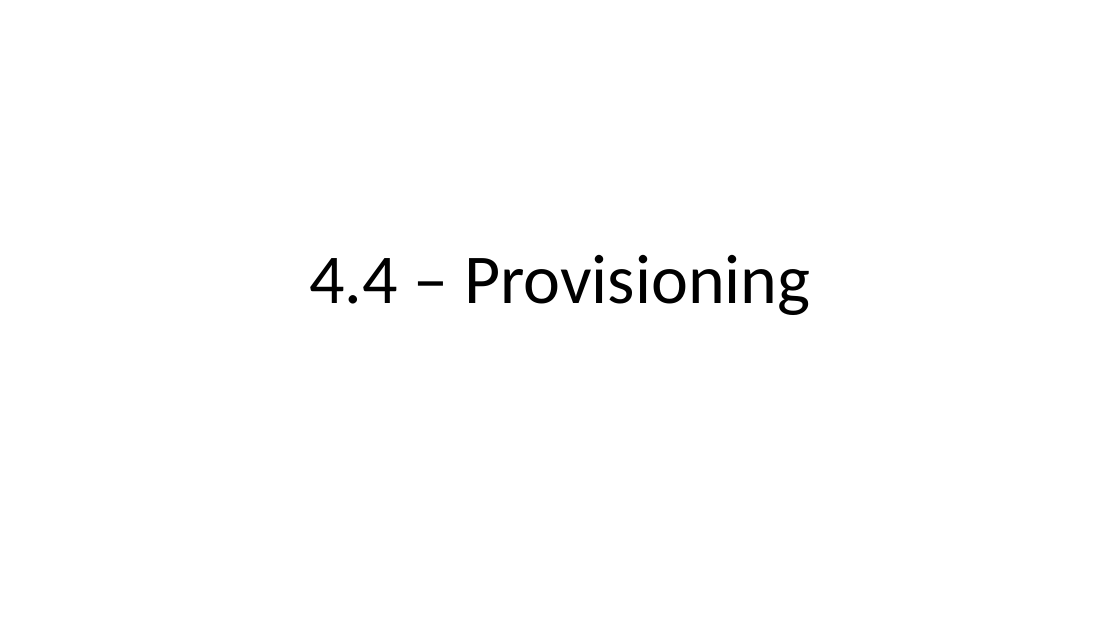
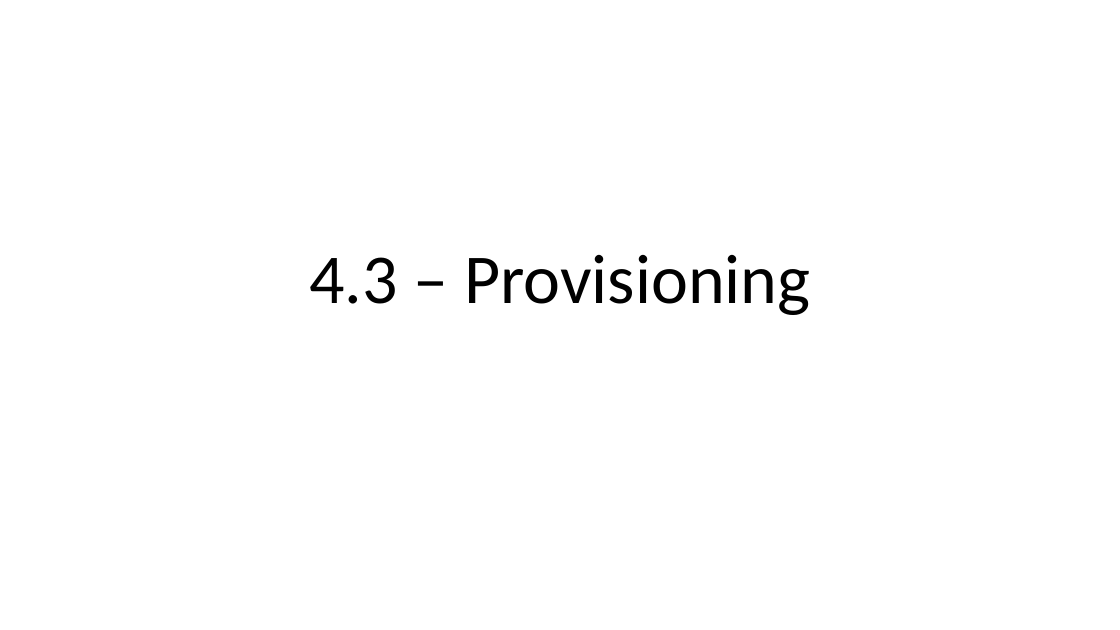
Before and after one commit to way0utwest/DatabaseDevOpsMS, a slide deck: slide 13 of Section 4 - Advanced Topics/4.0DatabaseDevOps.pptx (slide 15 before the commit). Drawn at 1120x630 pixels with LibreOffice and Linux fonts; fonts in the diff are those of the drawing. Boxes give left, top, right and bottom in pixels: in the first picture for what was removed or moved away, otherwise in the second. Text is boxed around its words. In the diff, an @@ line names an element or a change of style, - is before the commit and + after.

```diff
--- a/Section 4 - Advanced Topics/4.0DatabaseDevOps.pptx
+++ b/Section 4 - Advanced Topics/4.0DatabaseDevOps.pptx
@@ title at <box>309,255,810,315</box>: text changed @@
-4.4 – Provisioning
+4.3 – Provisioning
```
Also in this commit, not shown: 6 other slides changed, 2 slides added, 6 other files.
